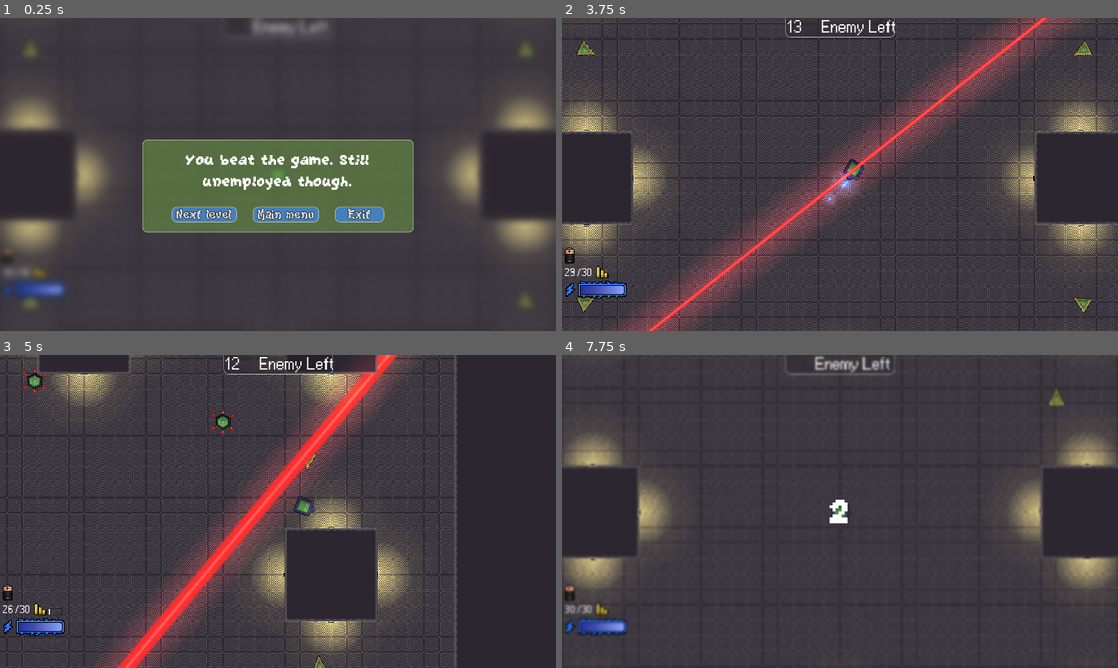
Above: before the commit, frames 1-4 (two rows, left to right).
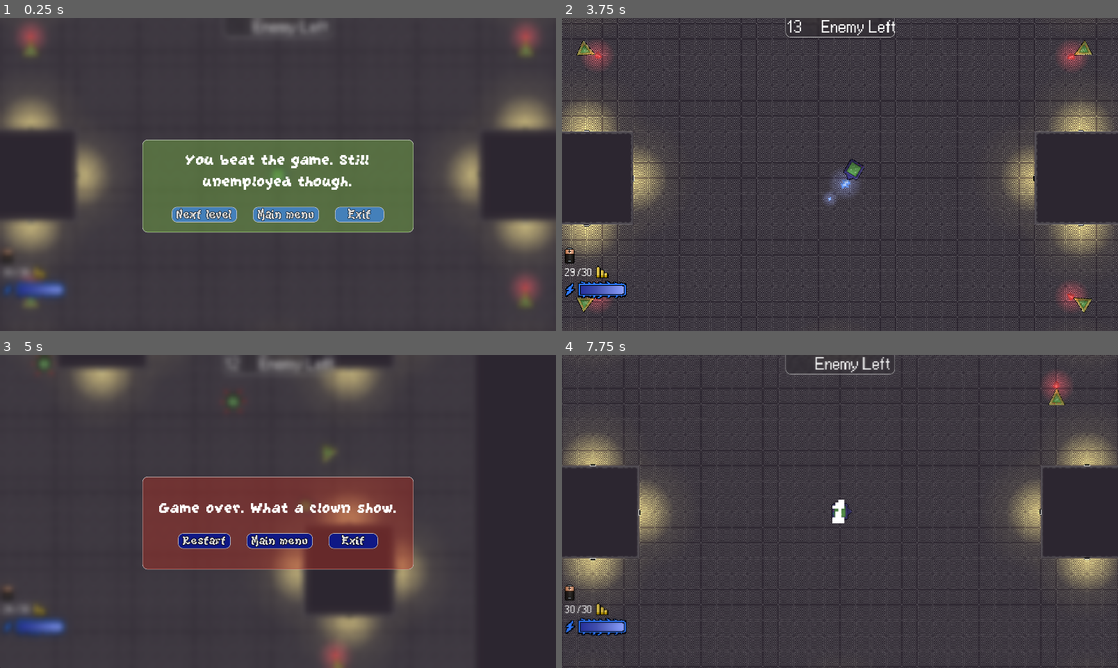
Above: after the commit, the same moments.

Repository: Buraka12/Square-Loop
Game: Godot game, scene res://scenes/levels/level_10.tscn
The game is run twice, just before and just after one commit, with the same random seed, the same clock (stepped at 60 frames per second) and the same inputs. This scene is started directly instead of the project's main scene.
Inputs (mouse positions are in pixels of both pictures, inside the frame that each line leads up to):
- Up to frame 1 (0.25 s): no input
- Up to frame 2 (3.75 s): click "Next level" at 0.5 s; tap Enter at 1.25 s; move the mouse to (962, 158) at 1.27 s; press the mouse at (962, 158) at 1.28 s; hold D (right) 1.28-2.78 s; tap Space (dodge) at 1.35, 2 s; tap W (up) at 1.52, 1.82, 2.27, 2.57, 3.6 s; move the mouse to (728, 190) at 2.02 s; release the mouse at (728, 190) at 2.03 s; click (728, 190) at 2.1 s; right-click (728, 190) at 2.3 s; move the mouse to (895, 105) at 2.77 s; hold A (left) 2.78-3.53 s; hold W (up) 2.78-3.53 s; right-click (895, 105) at 2.85 s; click (895, 105) at 2.92 s; move the mouse to (812, 237) at 3.52 s; hold D (right) from 3.53 s (still down); click (812, 237) at 3.67 s
- Up to frame 3 (5 s): keep holding D (right); tap W (up) at 3.77, 4.07, 4.52, 4.82 s; tap Space (dodge) at 3.8, 4.35 s; move the mouse to (444, 558) at 4.27 s; press the mouse at (444, 558) at 4.28 s; tap R (reload) at 4.9 s
- Up to frame 4 (7.75 s): release D (right) at 5 s; release the mouse at (1006, 558) at 5 s; click (767, 539) at 5 s, where only the run after the commit has a clickable "Restart"; click (767, 539) at 5.75 s, where only the run before the commit has a clickable "Restart"; tap Enter at 6.5 s; move the mouse to (673, 464) at 6.52 s; hold A (left) 6.53-7.28 s; click (673, 464) at 6.6 s; tap W (up) at 6.77, 7.07 s; right-click (673, 464) at 6.8 s; move the mouse to (867, 511) at 7.27 s; hold D (right) from 7.28 s (still down); hold W (up) from 7.28 s (still down); right-click (867, 511) at 7.35 s; click (867, 511) at 7.42 s

The runs differ from the first frame. In frame 1, 1.0% of the frame differs, in the area x 3-98%, y 1-90%; in frame 2, 12%; in frame 3, 31%, in the area x 0-82%, y 0-100%; in frame 4, 3.3%.

Commit message:
Some Extra Change
Enemies and player code. Some explanation for developers.

Diff:
--- a/scenes/Enemy/heptagon.tscn
+++ b/scenes/Enemy/heptagon.tscn
@@ -147,10 +147,12 @@
 fill_from = Vector2(0.5, 0.5)
 fill_to = Vector2(0.697, 0.284)
 
-[node name="Heptagon" type="CharacterBody2D"]
+[node name="Heptagon" type="CharacterBody2D" node_paths=PackedStringArray("anim", "shoot_timer")]
 collision_layer = 4
 collision_mask = 3
 script = ExtResource("1_57fvq")
+anim = NodePath("AnimationPlayer")
+shoot_timer = NodePath("ShootTimer")
 
 [node name="Sprite2D" type="Sprite2D" parent="."]
 texture = SubResource("CanvasTexture_giack")
@@ -185,7 +187,7 @@
 position = Vector2(0, -38)
 frame = 0
 
-[node name="Timer" type="Timer" parent="."]
+[node name="ShootTimer" type="Timer" parent="."]
 one_shot = true
 
 [node name="RunArea" parent="." instance=ExtResource("6_gp6th")]
@@ -194,6 +196,13 @@
 [node name="MoveComp" parent="." instance=ExtResource("7_pkwaa")]
 max_speed = 150.0
 
-[connection signal="timeout" from="Timer" to="." method="_on_timer_timeout"]
+[node name="NavigationAgent2D" type="NavigationAgent2D" parent="."]
+
+[node name="PathFindTimer" type="Timer" parent="."]
+wait_time = 0.1
+autostart = true
+
+[connection signal="timeout" from="ShootTimer" to="." method="_on_shoot_timer_timeout"]
 [connection signal="body_entered" from="RunArea" to="." method="_on_run_area_body_entered"]
 [connection signal="body_exited" from="RunArea" to="." method="_on_run_area_body_exited"]
+[connection signal="timeout" from="PathFindTimer" to="." method="_on_path_find_timer_timeout"]
--- a/scenes/Enemy/pentagon.tscn
+++ b/scenes/Enemy/pentagon.tscn
@@ -80,12 +80,14 @@
 fill_from = Vector2(0.5, 0.5)
 fill_to = Vector2(0.697, 0.284)
 
-[node name="Pentagon" type="CharacterBody2D" groups=["Entity"]]
+[node name="Pentagon" type="CharacterBody2D" node_paths=PackedStringArray("anim", "shoot_timer") groups=["Entity"]]
 collision_layer = 4
 collision_mask = 2
 motion_mode = 1
 wall_min_slide_angle = 0.0
 script = ExtResource("1_fqhux")
+anim = NodePath("AnimationPlayer")
+shoot_timer = NodePath("ShootTimer")
 
 [node name="Sprite2D" type="Sprite2D" parent="."]
 texture = SubResource("CanvasTexture_utoed")
@@ -94,7 +96,7 @@
 [node name="CollisionShape2D" type="CollisionShape2D" parent="."]
 shape = SubResource("CircleShape2D_vyrux")
 
-[node name="Timer" type="Timer" parent="."]
+[node name="ShootTimer" type="Timer" parent="."]
 
 [node name="StopArea" parent="." instance=ExtResource("3_4rtct")]
 
@@ -150,7 +152,7 @@
 wait_time = 0.1
 autostart = true
 
-[connection signal="timeout" from="Timer" to="." method="_on_timer_timeout"]
+[connection signal="timeout" from="ShootTimer" to="." method="_on_shoot_timer_timeout"]
 [connection signal="body_entered" from="StopArea" to="." method="_on_stop_area_body_entered"]
 [connection signal="body_exited" from="StopArea" to="." method="_on_stop_area_body_exited"]
 [connection signal="timeout" from="PathFindTimer" to="." method="_on_path_find_timer_timeout"]
--- a/scenes/Enemy/triangle.tscn
+++ b/scenes/Enemy/triangle.tscn
@@ -56,16 +56,19 @@
 fill_from = Vector2(0.5, 0.5)
 fill_to = Vector2(0.697, 0.284)
 
-[node name="Triangle" type="CharacterBody2D" groups=["Entity"]]
+[node name="Triangle" type="CharacterBody2D" node_paths=PackedStringArray("anim", "shoot_timer") groups=["Entity"]]
 collision_layer = 4
 collision_mask = 2
 motion_mode = 1
 wall_min_slide_angle = 0.0
 script = ExtResource("1_7kcm5")
+anim = NodePath("AnimationPlayer")
+shoot_timer = NodePath("ShootTimer")
 
 [node name="Sprite2D" type="Sprite2D" parent="."]
 texture = SubResource("CanvasTexture_0ixiy")
 hframes = 2
+frame = 1
 region_rect = Rect2(47, 45, 34, 36)
 
 [node name="CollisionShape2D" type="CollisionShape2D" parent="."]
@@ -73,9 +76,9 @@
 position = Vector2(0, 4)
 shape = SubResource("CircleShape2D_so033")
 
+[node name="ShootTimer" type="Timer" parent="."]
+
 [node name="StopArea" parent="." instance=ExtResource("3_ypk0a")]
-
-[node name="Timer" type="Timer" parent="."]
 
 [node name="AnimationPlayer" type="AnimationPlayer" parent="."]
 libraries = {
@@ -87,7 +90,6 @@
 
 [node name="PointLight2D" type="PointLight2D" parent="Marker2D"]
 scale = Vector2(2, 2)
-enabled = false
 color = Color(0.854902, 0.207843, 0.207843, 1)
 energy = 1.5
 texture = SubResource("GradientTexture2D_oocsj")
@@ -107,7 +109,7 @@
 wait_time = 0.1
 autostart = true
 
+[connection signal="timeout" from="ShootTimer" to="." method="_on_shoot_timer_timeout"]
 [connection signal="body_entered" from="StopArea" to="." method="_on_stop_area_body_entered"]
 [connection signal="body_exited" from="StopArea" to="." method="_on_stop_area_body_exited"]
-[connection signal="timeout" from="Timer" to="." method="_on_timer_timeout"]
 [connection signal="timeout" from="PathFindTimer" to="." method="_on_path_find_timer_timeout"]
--- a/scripts/Components/move_comp.gd
+++ b/scripts/Components/move_comp.gd
@@ -4,13 +4,15 @@
 
 @export var max_speed : float = 300.0
 @export var SPEED : float = 0.0
+#Başlanıç Hızı
 @export var start_speed : float = 0.0
+#Hızlanma Miktarı
 @export var clutch : float = 200.0
 
 func _physics_process(delta: float) -> void:
-	var direction = parent.direction
+	#Hareket ediyor mu yoksa etmiyor mu?
 	if parent.state == parent.states.MOVE:
-		move(delta,direction)
+		move(delta,parent.direction)
 	elif parent.state == parent.states.STOP:
 		parent.velocity = Vector2(0,0)
 		SPEED = start_speed
--- /dev/null
+++ b/scripts/Enemy/Enemy.gd
@@ -0,0 +1,94 @@
+extends CharacterBody2D
+
+#Class adı
+class_name Enemy
+
+@export var anim : AnimationPlayer
+@export var shoot_timer : Timer
+
+#Yol bulucu(PathFinder)
+@onready var agent : NavigationAgent2D = $NavigationAgent2D
+
+var player : CharacterBody2D
+
+#Bölüm(Level)
+var area : Node2D
+
+@onready var bulletscene : PackedScene = load("res://scenes/enemy_bullet.tscn")
+
+var can_shoot : bool = false
+var fire_rate : float = 0.6
+#Geri tepme
+var tab : float = 400.0
+
+#Yön
+var direction : Vector2
+
+enum states {STOP,MOVE,FIRE}
+var state : states
+
+#Yön atama
+func change_dir(dir):
+	#dir düşman oyuncuya gidecek ise 1 kaçacak ise zıt yönde yani -1 olarak ayarlanır.
+	direction = dir*(agent.get_next_path_position()-global_position).normalized()
+
+#Oyuncuya doğru bakar.
+func look_at_player():
+	#Oyuncuya Döner
+	look_at(player.global_position)
+	#Sprite'dan kaynaklı 90 derece daha dönmesi gerekiyor.
+	rotation_degrees += 90
+
+#Ölme
+func die(_damage = 1):
+	#damage düşmanın aldığı hasar. Bu kısımda önemi yoktur.
+	#Toplam Varlık Sayısı Azalır.
+	Global.entity -= 1
+	#Diğer bölüme geçmek için izin verilir.
+	Global.next = true
+	#Yok olur.
+	call_deferred("queue_free")
+	#Sonraki bölüme geçebilir mi kontrol edilir.
+	Global.CheckEntity_LevelChange()
+
+#Sıkma sıklığına rastgele bir zaman atama
+func random_dur():
+	var rng = RandomNumberGenerator.new()
+	rng.randomize()
+	var wait_time = rng.randf_range(0.5, 1.0)
+	shoot_timer.start(wait_time/fire_rate)
+
+#Ateş Etme
+func fire(id:int):
+	#id hangi düşman olduğunu betimler. 0:Üçgen,1:Beşgen,2:Yedigen
+	#Altıgen ateş etmediği için altıgende kullanılmaz.
+	#Ateş Edemez hale gelir.
+	can_shoot = false
+	#Hangi düşman olduğuna göre sıkma yolu
+	match id:
+		#Üçgen
+		0:
+			var bullet = bulletscene.instantiate()
+			bullet.pos = player.global_position
+			bullet.global_position = $Marker2D.global_position
+			AudioManager.play("Shoot_Triangle")
+			area.add_child(bullet)
+		#Beşgen
+		1:
+			var offsets = [-16, 0, 16]
+			var dist = Vector2(-direction.y, direction.x)
+			var a : int = 0
+			for i in $Points.get_children():
+				var bullet = bulletscene.instantiate()
+				bullet.pos = player.global_position + dist * offsets[a]
+				bullet.global_position = i.global_position
+				area.add_child(bullet)
+				a+=1
+				AudioManager.play("Shoot_Pentagon")
+		#Yedigen
+		2:
+			state = states.FIRE
+			shoot_timer.start(1)
+
+	#Sıkma Animasyonu Oynar
+	anim.play("Shoot")
--- a/scripts/Enemy/heptagon.gd
+++ b/scripts/Enemy/heptagon.gd
@@ -1,69 +1,67 @@
-extends CharacterBody2D
+extends Enemy
 
-@onready var area : Node2D = $".."
-@onready var player : CharacterBody2D = area.find_child("Player")
-
+#Lazer ateşlemesi
 var shooting : bool = false
-var can_shoot : bool = true
-var fire_rate : float = 0.2
-var tab : float = 400.0
-
-var direction : Vector2
-
-enum states {STOP,MOVE,FIRE}
-var state : states
 
 func _ready() -> void:
+	#Level ataması
+	area = $".."
+	player = area.find_child("Player")
+	#Saniyede sıkılan mermi sayısı değiştirilir
+	fire_rate = 0.2
+	random_dur()
+	#Varlık sayısı arttırılır
 	Global.entity += 1
+	#Başlangıç için durum atanır
 	state = states.MOVE
+	#Başlangıçta Lazer deaktive edilir
 	$Laser.deactive = true
 
 func _physics_process(_delta: float) -> void:
 	if !shooting:
 		look_at_player()
-		direction = -(player.global_position-global_position).normalized()
+		#Yön ataması
+		change_dir(-1)
 	if can_shoot:
-		fire()
+		fire(2)
 
-
-func look_at_player():
-	look_at(player.global_position)
-	rotation_degrees += 90
-
-func die(_damage = 1):
-	Global.entity -= 1
-	Global.next = true
-	Global.CheckEntity_LevelChange()
-	call_deferred("queue_free")
-
-func fire():
-	can_shoot = false
-	state = states.FIRE
-	$AnimationPlayer.play("Shoot")
-	$Timer.start(1)
-
+#RunArea
 func _on_run_area_body_entered(body: Node2D) -> void:
+	#Oyuncu alana girerse kaç
 	if body.name == "Player" and state != states.FIRE:
 		state = states.MOVE
 
+#RunArea
 func _on_run_area_body_exited(body: Node2D) -> void:
+	#Oyuncu alandan çıkarsa dur
 	if body.name == "Player" and state != states.FIRE:
 		state = states.STOP
 
-func _on_timer_timeout() -> void:
+#ShootTimer
+func _on_shoot_timer_timeout() -> void:
 	if state == states.FIRE:
 		shooting = true
+		#Lazerin sabit durduğu süre
 		await get_tree().create_timer(0.4).timeout
-		$AnimationPlayer.stop()
+		anim.stop()
 		AudioManager.play("Laser_Enemy")
+		#Lazer aktif sprite'a geçilir.
 		$Laser.frame = 1
 		velocity += direction*tab
+		#Lazer aktif hale getirilir.
 		$Laser.deactive = false
+		#Lazerin ateşlendiği süre
 		await get_tree().create_timer(0.4).timeout
+		#Lazer deaktif hale getirilir.
 		$Laser.deactive = true
 		shooting = false
-		$AnimationPlayer.play("Normal")
-		$Timer.start(1/fire_rate)
+		anim.play("Normal")
+		random_dur()
 		state = states.MOVE
 	else:
 		can_shoot = true
+
+#PathFinder
+func _on_path_find_timer_timeout() -> void:
+	#Belirli saniyede bir hedef konumu güncellenir
+	agent.target_position = player.global_position
--- a/scripts/Enemy/hexagon.gd
+++ b/scripts/Enemy/hexagon.gd
@@ -1,33 +1,28 @@
-extends CharacterBody2D
+extends Enemy
 
-var direction : Vector2
+#Dönme Hızı
 var rot_speed : float = 700.0
 
-@onready var main : Node2D = $".."
-@onready var player: CharacterBody2D = main.find_child("Player")
-@onready var agent: NavigationAgent2D = $NavigationAgent2D
-
-enum states {MOVE,STOP}
-var state : states
-
 func _ready() -> void:
+	#Level ataması
+	area = $".."
+	player = area.find_child("Player")
+	#Varlık sayısı arttırılır
 	Global.entity += 1
+	#Başlangıç için durum atanır
 	state = states.MOVE
 
 func _physics_process(delta: float) -> void:
-	direction = (agent.get_next_path_position()-global_position).normalized()
+	#Yön ataması
+	change_dir(1)
+	#Döndürme
 	rotation_degrees+=delta*rot_speed
 
-func die(_damage = 1):
-	Global.entity -= 1
-	Global.next = true
-	Global.CheckEntity_LevelChange()
-	call_deferred("queue_free")
+func _on_hit_box_area_entered(area2: Node2D) -> void:
+	if area2.name == "HurtBox":
+		area2.get_parent().die()
 
-func _on_hit_box_area_entered(area: Node2D) -> void:
-	if area.name == "HurtBox":
-		area.get_parent().die()
-
-
+#PathFinderTimer
 func _on_path_find_timer_timeout() -> void:
+	#Belirli saniyede bir hedef konumu güncellenir
 	agent.target_position = player.global_position
--- a/scripts/Enemy/pentagon.gd
+++ b/scripts/Enemy/pentagon.gd
@@ -1,73 +1,48 @@
-extends CharacterBody2D
-
-@onready var area : Node2D = $".."
-@onready var player : CharacterBody2D = area.find_child("Player")
-@onready var agent: NavigationAgent2D = $NavigationAgent2D
-
-@onready var bulletscene : PackedScene = load("res://scenes/enemy_bullet.tscn")
-var can_shoot : bool = false
-var fire_rate : float = 0.3
-var tab : float = 1000.0
-
-var direction : Vector2
-
-enum states {STOP,MOVE,FIRE}
-var state : states
+extends Enemy
 
 func _ready() -> void:
-	var rng = RandomNumberGenerator.new()
-	rng.randomize()
-	var wait_time = rng.randf_range(0.5, 1.0)
-	$Timer.start(wait_time/fire_rate)
+	#Level ataması
+	area = $".."
+	player = area.find_child("Player")
+	#Saniyede sıkılan mermi sayısı değiştirilir
+	fire_rate = 0.4
+	random_dur()
+	#Varlık sayısı arttırılır
 	Global.entity += 1
+	#Başlangıç için durum atanır
 	state = states.MOVE
 
 func _physics_process(_delta: float) -> void:
-	direction = (agent.get_next_path_position()-global_position).normalized()
+	#Yön ataması
+	change_dir(1)
 	look_at_player()
+	#Ateş edebilir mi kontrolü
 	if can_shoot:
-		var rng = RandomNumberGenerator.new()
-		rng.randomize()
-		var wait_time = rng.randf_range(0.5, 1.0)
-		can_shoot = false
+		fire(1)
+		random_dur()
+		#Geri tepme için hız ayarı
 		velocity = -direction*tab
+		#Geri tepmeden dolayı hareket ettirme
 		move_and_slide()
-		$Timer.start(wait_time/fire_rate)
-		fire()
 
-func look_at_player():
-	look_at(player.global_position)
-	rotation_degrees += 90
-
-func die(_damage = 1):
-	Global.entity -= 1
-	Global.next = true
-	Global.CheckEntity_LevelChange()
-	call_deferred("queue_free")
-
-func fire():
-	var offsets = [-16, 0, 16]
-	var dist = Vector2(-direction.y, direction.x)
-	var a : int = 0
-	for i in $Points.get_children():
-		var bullet = bulletscene.instantiate()
-		bullet.pos = player.global_position + dist * offsets[a]
-		bullet.global_position = i.global_position
-		area.add_child(bullet)
-		a+=1
-		AudioManager.play("Shoot_Pentagon")
-	$AnimationPlayer.play("Shoot")
-
+#StopArea
 func _on_stop_area_body_entered(body: Node2D) -> void:
+	#Oyuncu alana girdiyse düşman durur
 	if body.name == "Player":
 		state = states.STOP
 
+#StopArea
 func _on_stop_area_body_exited(body: Node2D) -> void:
+	#Oyuncu alandan çıktıysa düşman hareket eder
 	if body.name == "Player":
 		state = states.MOVE
 
-func _on_timer_timeout() -> void:
+#ShootTimer
+func _on_shoot_timer_timeout() -> void:
+	#Tekrar ateş edebilir
 	can_shoot = true
 
+#PathFinderTimer
 func _on_path_find_timer_timeout() -> void:
+	#Belirli saniyede bir hedef konumu güncellenir
 	agent.target_position = player.global_position
--- a/scripts/Enemy/triangle.gd
+++ b/scripts/Enemy/triangle.gd
@@ -1,70 +1,45 @@
-extends CharacterBody2D
-
-@onready var area : Node2D = $".."
-@onready var player : CharacterBody2D = area.find_child("Player")
-@onready var agent : NavigationAgent2D = $NavigationAgent2D
-
-@onready var bulletscene : PackedScene = load("res://scenes/enemy_bullet.tscn")
-
-var can_shoot : bool = false
-var fire_rate : float = 0.6
-var tab : float = 400.0
-
-var direction : Vector2
-
-enum states {STOP,MOVE,FIRE}
-var state : states
+extends Enemy
 
 func _ready() -> void:
-	var rng = RandomNumberGenerator.new()
-	rng.randomize()
-	var wait_time = rng.randf_range(0.5, 1.0)
-	$Timer.start(wait_time/fire_rate)
+	#Level ataması
+	area = $".."
+	player = area.find_child("Player")
+	random_dur()
+	#Varlık sayısı arttırılır
 	Global.entity += 1
+	#Başlangıç için durum atanır
 	state = states.MOVE
 
 func _physics_process(_delta: float) -> void:
+	#Yön ataması
+	change_dir(1)
 	look_at_player()
-	direction = (agent.get_next_path_position()-global_position).normalized()
+	#Ateş edebilir mi kontrolü
 	if can_shoot:
-		var rng = RandomNumberGenerator.new()
-		rng.randomize()
-		var wait_time = rng.randf_range(0.5, 1.0)
-		can_shoot = false
+		fire(0)
+		random_dur()
+		#Geri tepme için hız ayarı
 		velocity = -direction*tab
+		#Geri tepmeden dolayı hareket ettirme
 		move_and_slide()
-		$Timer.start(wait_time/fire_rate)
-		fire()
 
-
-func look_at_player():
-	look_at(player.global_position)
-	rotation_degrees += 90
-
-func die(_damage = 1):
-	Global.entity -= 1
-	Global.next = true
-	call_deferred("queue_free")
-	Global.CheckEntity_LevelChange()
-
-func fire():
-	var bullet = bulletscene.instantiate()
-	bullet.pos = player.global_position
-	bullet.global_position = $Marker2D.global_position
-	$AnimationPlayer.play("Shoot")
-	AudioManager.play("Shoot_Triangle")
-	area.add_child(bullet)
-
+#StopArea
 func _on_stop_area_body_entered(body: Node2D) -> void:
+	#Oyuncu alana girdiyse düşman durur
 	if body.name == "Player":
 		state = states.STOP
 
+#StopArea
 func _on_stop_area_body_exited(body: Node2D) -> void:
+	#Oyuncu alandan çıktıysa düşman hareket eder
 	if body.name == "Player":
 		state = states.MOVE
 
-func _on_timer_timeout() -> void:
+#ShootTimer
+func _on_shoot_timer_timeout() -> void:
 	can_shoot = true
 
+#PathFinderTimer
 func _on_path_find_timer_timeout() -> void:
+	#Belirli saniyede bir hedef konumu güncellenir
 	agent.target_position = player.global_position
--- a/scripts/player.gd
+++ b/scripts/player.gd
@@ -4,6 +4,7 @@
 
 var direction = Vector2.ZERO
 var dodge_speed : float = 800.0
+#Dokunulmaz olma süresi.(*delta)
 var dodge_dur : float = 6.5
 var dodge_cooldown : float = 0.4
 var can_dodge : bool = true
@@ -18,6 +19,7 @@
 @onready var laser : Sprite2D = $PlayerLaser
 var laser_cooldown : float = 4.0
 var laser_dur : float = 0.2
+#Lazer geri sekmesi
 var laser_tab : float = 300.0
 var can_laser : bool = true
 
@@ -25,58 +27,88 @@
 var state : states = states.MOVE
 
 func _ready() -> void:
+	#İlk defa mı bölüme başladı?
 	if !Global.level_start:
 		$level_start.next()
 
 func _physics_process(delta: float) -> void:
+	#Öldüyse siktir et herşeyi
 	if state == states.DEAD:
 		return
-	if Input.is_action_pressed("fire") and state != states.DODGE and can_fire and ammo > 0 and !reloading:
+
+	#Ateş Etme
+	if check_fire():
 		can_fire = false
+		#Bekleme süresi
 		$FireRateTimer.start(1/fire_rate)
+		#Ses
 		AudioManager.play("Shoot_Player")
 		fire()
 
+	#Mermi Doldurma
 	if ammo != max_ammo and Input.is_action_just_pressed("reload"):
 		reloading = true
+		#Ne kadar sürede dolduracak
 		$ReloadTimer.start(1)
+		#UI göstergesi
 		$player_ui/AnimationPlayer.play("reloading_ui")
 		$player_ui/ammo_and_dodge_and_laser/reload_ui.visible = true
 
+	#Lazer Ateşleme
 	if Input.is_action_just_pressed("laser") and can_laser:
 		state = states.FIRE
+		#Geri Tepme
 		velocity += (global_position-get_global_mouse_position()).normalized()*laser_tab
+		#Ses
 		AudioManager.play("Laser_Player")
 		fire_laser()
 
-
-	if Input.is_action_just_pressed("dodge") and state != states.DODGE and can_dodge:
+	#Dodge Atma
+	if check_dodge():
 		can_dodge = false
 		state = states.DODGE
+		#Ne kadar süre dodge atacak
 		$DodgeTimer.start(dodge_dur*delta)
+		#UI göstergesi
 		$player_ui/AnimationPlayer.play("dodge_using")
+		#Ses
 		AudioManager.play("Dash",0.5)
 		dodge()
 
-	#mouse bakma
+	#Mouse bakma
 	look_at(get_global_mouse_position())
 
 	#sağ sol yukarı aşağı hareket
 	direction.y = Input.get_axis("up" , "down")
 	direction.x = Input.get_axis("left" , "right")
 
-	if state != states.DODGE and direction != Vector2(0,0) and state != states.FIRE:
+	#Hareket Etme
+	if check_move():
 		state = states.MOVE
 
+func check_move():
+	return state != states.DODGE and direction != Vector2(0,0) and state != states.FIRE
+
+func check_dodge():
+	return Input.is_action_just_pressed("dodge") and state != states.DODGE and can_dodge
+
+func check_fire():
+	return Input.is_action_pressed("fire") and state != states.DODGE and can_fire and ammo > 0 and !reloading
+
 func fire():
+	#Yeni mermi
 	var bullet = bulletscene.instantiate()
 	var mouse_pos : Vector2 = get_global_mouse_position()
 	bullet.global_position = $Marker2D.global_position
+	#Merminin yöneleceği nokta
 	bullet.pos = mouse_pos
 	$AnimationPlayer.play("Shoot")
+	#Mermiyi bölüme ekle
 	$"..".add_child(bullet)
 	ammo -= 1
+	#UI değiştirme
 	$player_ui/ammo_and_dodge_and_laser/HBoxContainer/ammo_label.text = str(ammo)
+	#Mermi sayısına göre sprite değiştirme
 	if ammo == 0:
 		$player_ui/ammo_and_dodge_and_laser/HBoxContainer/sprite.frame = 3
 	elif ammo <10:
@@ -87,24 +119,30 @@
 func fire_laser():
 	can_laser = false
 	laser.visible = true
+	#Lazer aktif hale getirilir
 	laser.deactive = false
+	#Lazer kaç saniye aktif kalacak
 	$LaserTimer.start(laser_dur)
+	#UI göstergesi
 	$player_ui/AnimationPlayer.play("laser_use")
-
 
 func dodge():
 	velocity = direction.normalized()*dodge_speed
+	#HurtBox ın player kısmını deaktif eder. Bu sayede mermiler hurtbox ile etkileşime girmez.
 	$HurtBox.set_collision_mask_value(1,false)
 
 func die(_damage = 1):
+	#Eğer dodge atarken mermi değerse yok sayar.
 	if state != states.DODGE:
+		#Oyun durur.
 		get_tree().paused = true
 		state = states.DEAD
 		Global.entity = 0
+		#UI gösterilir
 		die_menu.show_game_over_message()
 		die_menu.visible = true
 
-
+#DodgeTimer
 func _on_dodge_timer_timeout() -> void:
 	if state == states.DODGE:
 		state = states.STOP
@@ -114,9 +152,11 @@
 	else:
 		can_dodge = true
 
+#FireRateTimer
 func _on_fire_rate_timer_timeout() -> void:
 	can_fire = true
 
+#ReloadTimer
 func _on_reload_timer_timeout() -> void:
 	ammo = max_ammo
 	reloading = false
@@ -124,12 +164,17 @@
 	$player_ui/ammo_and_dodge_and_laser/HBoxContainer/ammo_label.text = str(ammo)
 	$player_ui/ammo_and_dodge_and_laser/HBoxContainer/sprite.frame = 0
 
+#LaserTimer
 func _on_laser_timer_timeout() -> void:
+	#Eğer lazer zaten aktif ise kapatmak için
 	if laser.visible:
 		state = states.STOP
 		laser.visible = false
 		laser.deactive = true
+		#Lazer kaç saniye sonra tekrar ateşlenebilir olacak
 		$LaserTimer.start(laser_cooldown)
+		#UI göstergesi
 		$player_ui/AnimationPlayer.play("laser_reload")
+	#Lazer ateşlenebilir değil ise de ateşlenebilir hale getirilir
 	else:
 		can_laser = true
